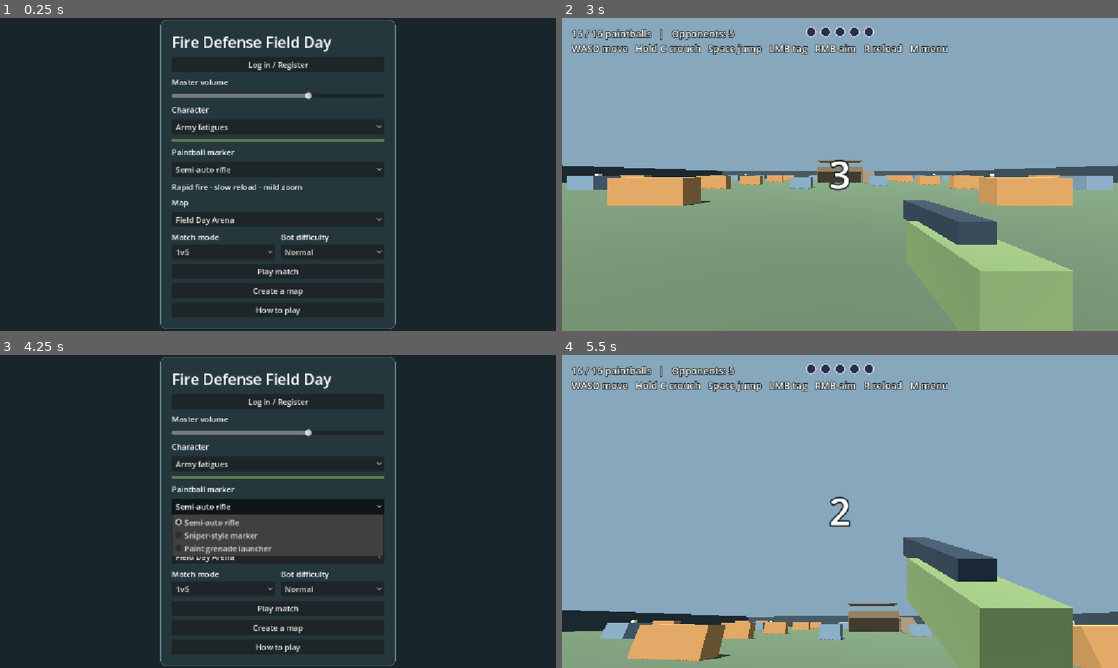
Above: before the commit, frames 1-4 (two rows, left to right).
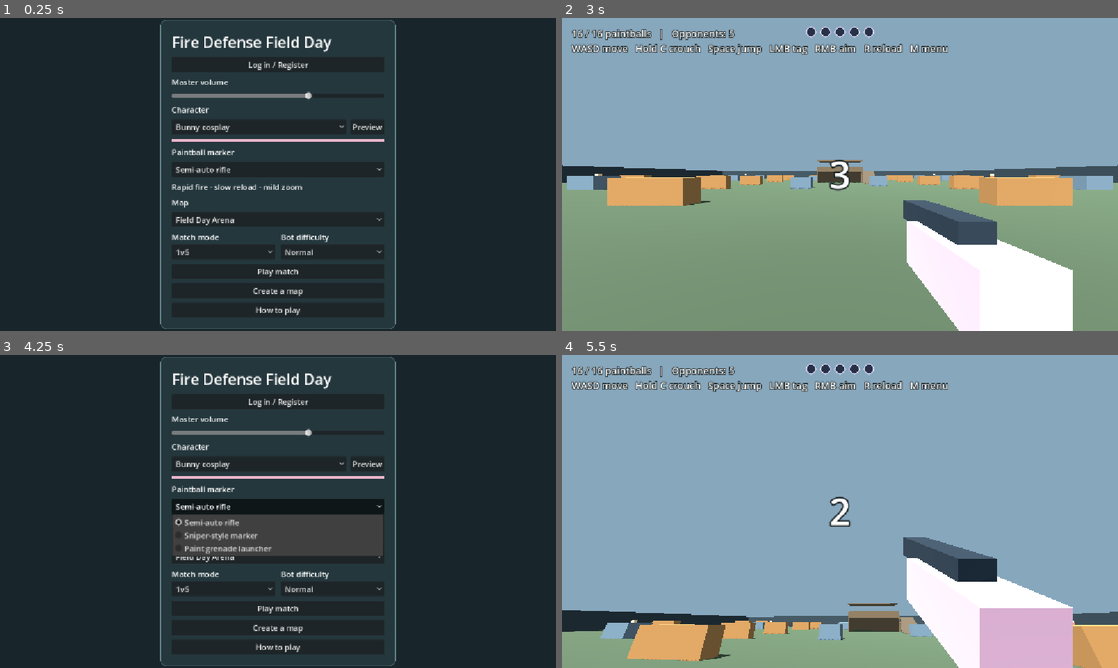
Above: after the commit, the same moments.

Repository: 302stang86/fdfd
Game: Godot game, scene res://menu.tscn
Two runs of this game, one before a commit and one after it. Both use one fixed random seed, a clock stepped at 60 frames per second and the inputs below.
Inputs (mouse positions are in pixels of both pictures, inside the frame that each line leads up to):
- Up to frame 1 (0.25 s): no input
- Up to frame 2 (3 s): click (928, 127) at 0.5 s, where only the run after the commit has a clickable "Preview"; click "Normal" at 1.25 s; click "Normal" at 2 s; click "Play match" at 2.75 s
- Up to frame 3 (4.25 s): tap Enter at 3.5 s; move the mouse to (305, 511) at 3.52 s; hold W from 3.53 s (still down); tap M at 3.6 s; click (305, 511) at 3.67 s; tap Space at 3.77 s
- Up to frame 4 (5.5 s): release W at 4.25 s; click "Play match" at 4.25 s; tap Space at 5, 5.27 s; move the mouse to (812, 511) at 5.02 s; hold W from 5.03 s (still down); tap Enter at 5.1 s; click (812, 511) at 5.17 s

The runs differ from the first frame. In frame 1, 0.5% of the frame differs, in the area x 30-70%, y 33-40%; in frame 2, 7.2%, in the area x 62-92%, y 64-100%; in frame 3, 0.5%; in frame 4, 7.2%.
Error after the commit: Parse Error: Cannot infer the type of "ear_x" variable because the value doesn't have a set type. (res://character_preview.gd:50)

Commit message:
Add standing and crouching outfit previews

Diff:
--- a/menu.gd
+++ b/menu.gd
@@ -1,6 +1,7 @@
 extends Control
 
 const ARENA := preload("res://arena.tscn")
+const CHARACTER_PREVIEW := preload("res://character_preview.gd")
 const MAP_FILE := "user://arenas.json"
 const CONFIG_FILE := "user://field-day.cfg"
 const OUTFITS := ["Army fatigues", "Ninja", "Clown", "Firefighter", "Police officer", "Bunny cosplay", "Robot", "Emo / goth"]
@@ -68,11 +69,21 @@
 	apply_volume(volume.value)
 	volume.value_changed.connect(apply_volume)
 	outfits = picker("Character", OUTFITS)
+	var character_row := HBoxContainer.new()
+	character_row.add_theme_constant_override("separation", 8)
+	home.add_child(character_row)
+	outfits.reparent(character_row)
+	outfits.size_flags_horizontal = Control.SIZE_EXPAND_FILL
+	outfits.select(5)
+	var open_preview := Button.new()
+	open_preview.text = "Preview"
+	open_preview.pressed.connect(show_character_preview)
+	character_row.add_child(open_preview)
 	preview = ColorRect.new()
 	preview.custom_minimum_size.y = 7
 	home.add_child(preview)
 	outfits.item_selected.connect(func(index: int): preview.color = Color(COLORS[index]))
-	preview.color = Color(COLORS[0])
+	preview.color = Color(COLORS[outfits.selected])
 	markers = picker("Paintball marker", MARKERS)
 	description = add_label(DESCRIPTIONS[0])
 	markers.item_selected.connect(func(index: int): description.text = DESCRIPTIONS[index])
@@ -127,6 +138,54 @@
 	AudioServer.set_bus_volume_db(0, linear_to_db(maxf(value / 100.0, 0.001)))
 	settings.set_value("audio", "volume", value)
 	settings.save(CONFIG_FILE)
+
+func show_character_preview() -> void:
+	var dialog := AcceptDialog.new()
+	dialog.title = outfits.get_item_text(outfits.selected)
+	dialog.ok_button_text = "Close"
+	dialog.confirmed.connect(dialog.queue_free)
+	dialog.close_requested.connect(dialog.queue_free)
+	var content := VBoxContainer.new()
+	content.add_theme_constant_override("separation", 8)
+	dialog.add_child(content)
+	var display := SubViewportContainer.new()
+	display.custom_minimum_size = Vector2(380, 280)
+	display.stretch = true
+	display.mouse_filter = Control.MOUSE_FILTER_IGNORE
+	content.add_child(display)
+	var viewport := SubViewport.new()
+	viewport.own_world_3d = true
+	viewport.render_target_update_mode = SubViewport.UPDATE_WHEN_VISIBLE
+	display.add_child(viewport)
+	var platform := Node3D.new()
+	viewport.add_child(platform)
+	var world := WorldEnvironment.new()
+	world.environment = Environment.new()
+	world.environment.background_mode = Environment.BG_COLOR
+	world.environment.background_color = Color("#35474e")
+	world.environment.ambient_light_source = Environment.AMBIENT_SOURCE_COLOR
+	world.environment.ambient_light_color = Color("#ffffff")
+	world.environment.ambient_light_energy = 0.6
+	platform.add_child(world)
+	var light := DirectionalLight3D.new()
+	light.rotation_degrees = Vector3(-36, 26, 0)
+	platform.add_child(light)
+	var camera := Camera3D.new()
+	camera.projection = Camera3D.PROJECTION_ORTHOGONAL
+	camera.size = 1.85
+	camera.position = Vector3(2.1, 1.36, 4.6)
+	platform.add_child(camera)
+	var model := CHARACTER_PREVIEW.new()
+	model.build(outfits.selected)
+	platform.add_child(model)
+	var pose := CheckButton.new()
+	pose.text = "Crouching pose"
+	pose.toggled.connect(model.set_crouching)
+	content.add_child(pose)
+	add_child(dialog)
+	camera.look_at(Vector3(0, 0.76, 0))
+	camera.make_current()
+	dialog.popup_centered(Vector2i(430, 370))
 
 func show_info(title: String, body: String) -> void:
 	var dialog := AcceptDialog.new()
